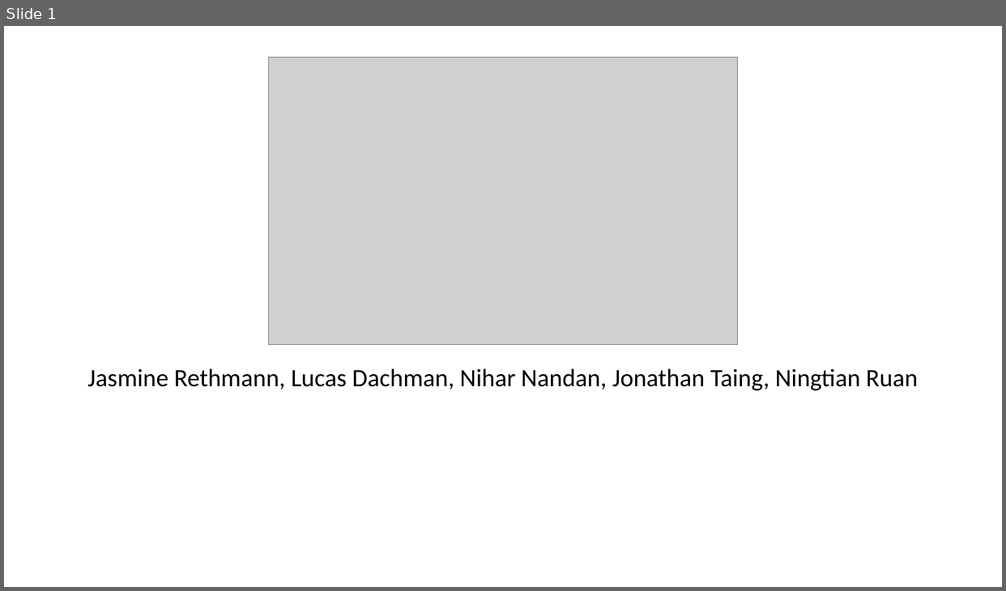
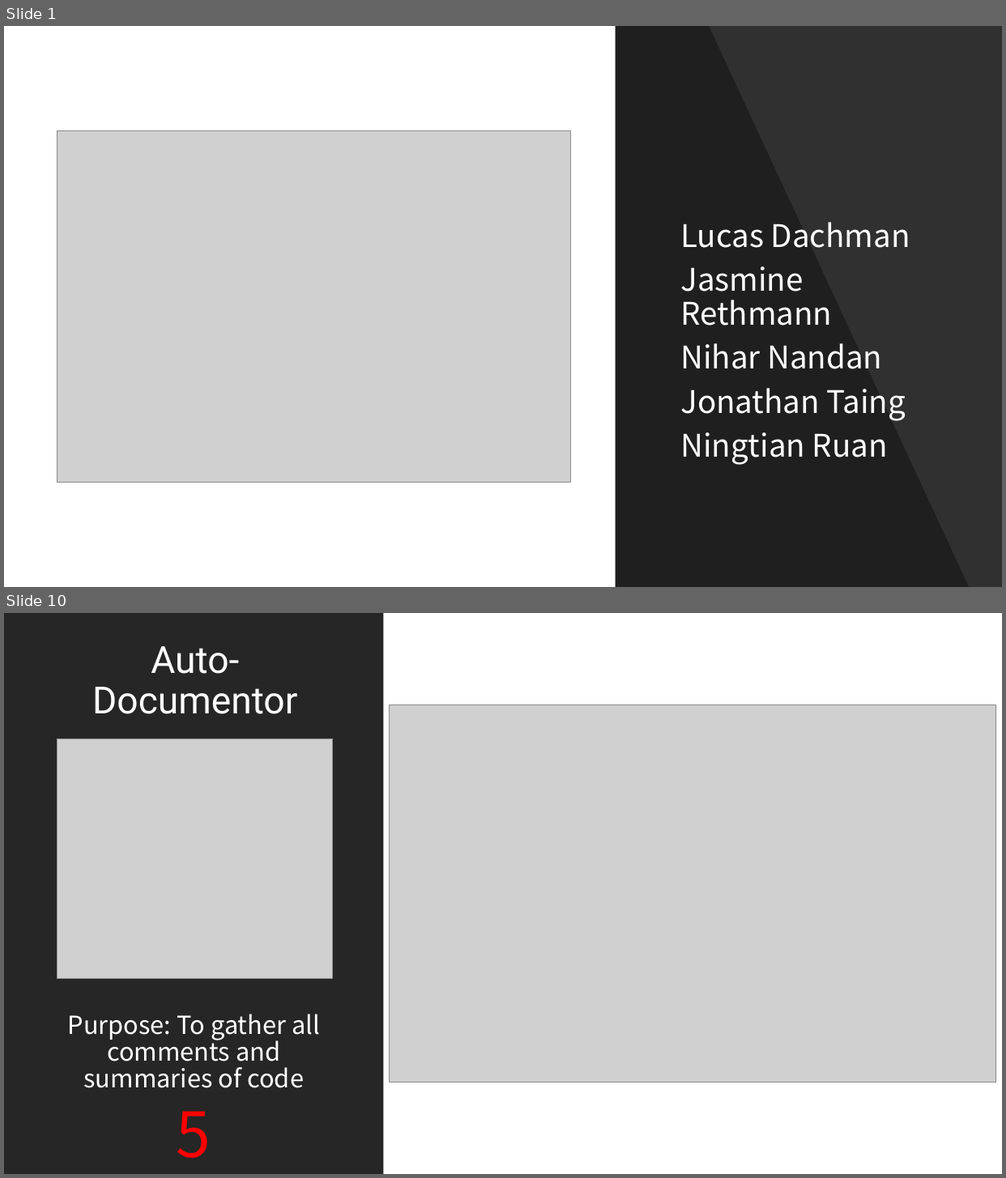
Before and after one commit to Computer-Girl/3308Project, a slide deck: ProjectPresentation.pptx. Shown one above the other, each under a label of ours: slide 1 before the commit, slides 1 and 10 after it; the slides between them are not shown. The pictures are 1006x591 and 1006x1178 pixels, drawn with LibreOffice and Linux fonts; fonts in the diff are those of the drawing; grey boxes stand for pictures. Boxes give left, top, right and bottom in pixels: in the first picture for what was removed or moved away, otherwise in the second. Text is boxed around its words. In the diff, an @@ line names an element or a change of style, - is before the commit and + after.

```diff
--- a/ProjectPresentation.pptx
+++ b/ProjectPresentation.pptx
@@ slide 10 added at [4, 613, 1002, 1174], background #FFFFFF @@
@@ rectangle added at [4, 613, 384, 1174], fill #262626 @@
@@ title added at [92, 646, 297, 714], 36 pt, text #FFFFFF @@
+Auto-Documentor
@@ picture added at [390, 705, 997, 1082] @@
@@ picture added at [57, 739, 333, 979] @@
@@ text added at [68, 1014, 320, 1158], 24 pt, text #FFFFFF @@
+Purpose: To gather all comments and summaries of code
+5
@@ slide 1 changed as well @@
@@ rectangle added at [616, 26, 1002, 587], fill #000000 at 81% opacity @@
@@ freeform shape added at [616, 26, 969, 587], fill #000000 at 35% opacity @@
@@ picture: place and size @@
-picture at [268, 58, 738, 345]
+picture at [57, 130, 570, 483]
@@ subtitle at [680, 222, 910, 465]: text changed; size 24 to 30 pt; font Calibri to Noto Sans CJK KR; text colour #000000 to #FFFFFF @@
-Jasmine Rethmann, Lucas Dachman, Nihar Nandan, Jonathan Taing, Ningtian Ruan
+Lucas Dachman
+Jasmine Rethmann
+Nihar Nandan
+Jonathan Taing
+Ningtian Ruan
```
Also in this commit, not shown: 2 other slides changed, 12 other slides added, 3 slides removed.
